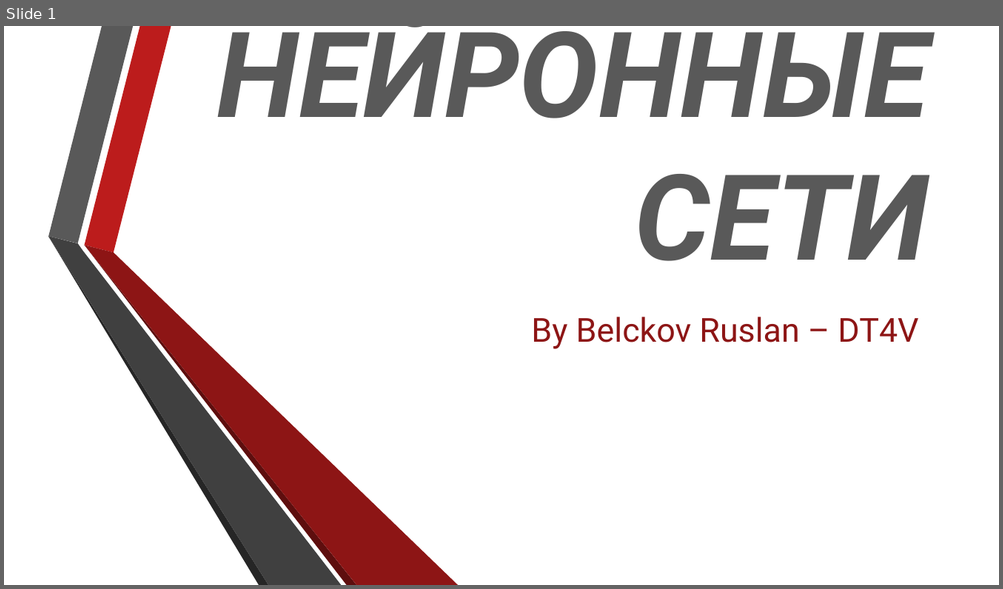
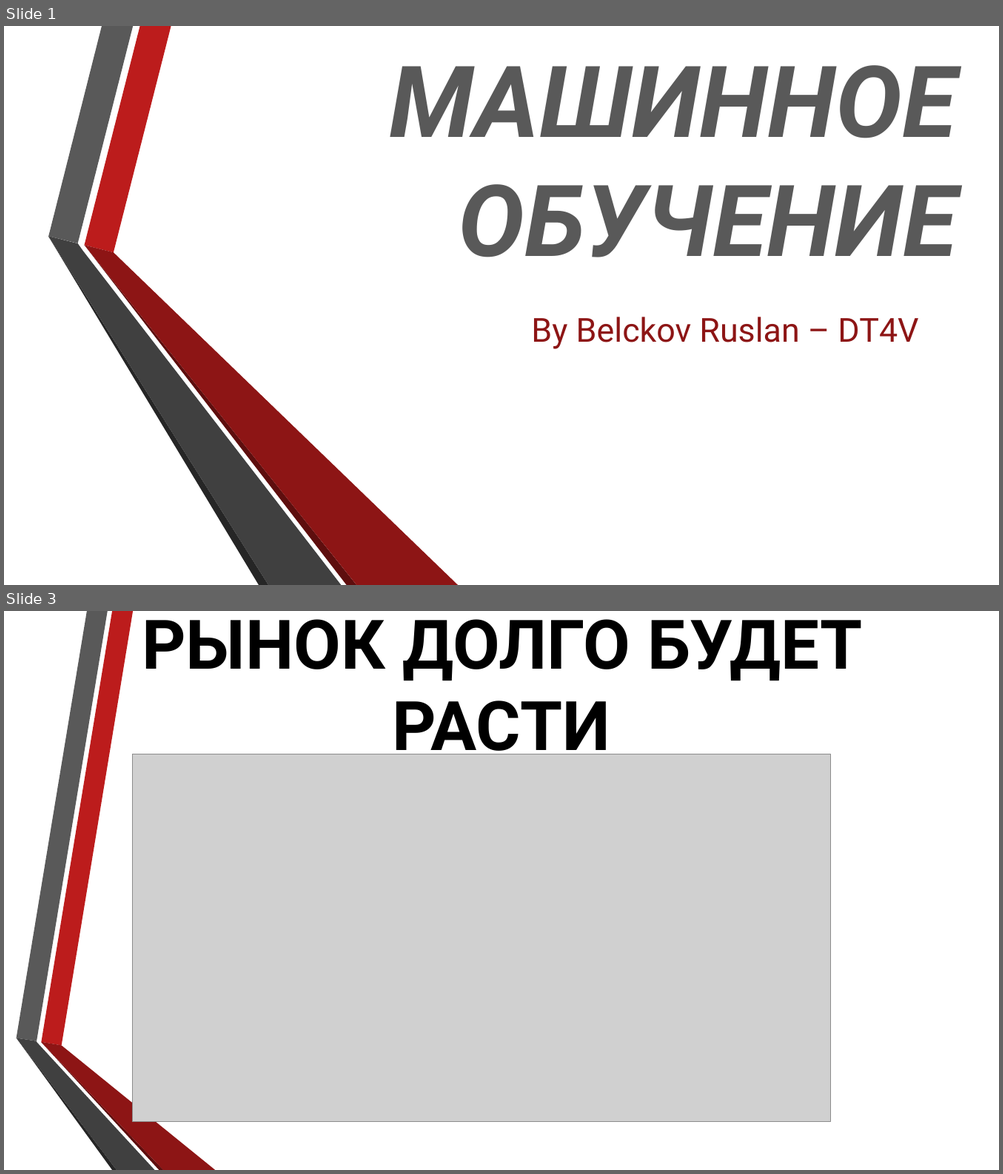
Before and after one commit to DanteTemplar/NPK, a slide deck: Нейронные Сети, Бельков.pptx. Shown one above the other, each under a label of ours: slide 1 before the commit, slides 1 and 3 after it; the slides between them are not shown. The pictures are 1003x589 and 1003x1174 pixels, drawn with LibreOffice and Linux fonts; fonts in the diff are those of the drawing; grey boxes stand for pictures; background and template pictures are left out. Boxes give left, top, right and bottom in pixels: in the first picture for what was removed or moved away, otherwise in the second. Text is boxed around its words. In the diff, an @@ line names an element or a change of style, - is before the commit and + after.

```diff
--- a/Нейронные Сети, Бельков.pptx
+++ b/Нейронные Сети, Бельков.pptx
@@ slide 3 added at box(4, 611, 999, 1170), background picture (left out) @@
@@ title added at box(142, 619, 862, 766), 66 pt, text #000000, bold @@
+РЫНОК ДОЛГО БУДЕТ РАСТИ
@@ picture added at box(132, 755, 831, 1122) @@
@@ group added at box(16, 611, 215, 1170): 6 freeform shapes @@
@@ slide 1 changed as well @@
@@ title at box(389, 65, 956, 258): text changed; size 115 to 96 pt @@
-НЕЙРОННЫЕ СЕТИ
+МАШИННОЕ ОБУЧЕНИЕ
```
Also in this commit, not shown: 3 other slides changed, 13 other slides added, 9 slides removed, 1 other file.
